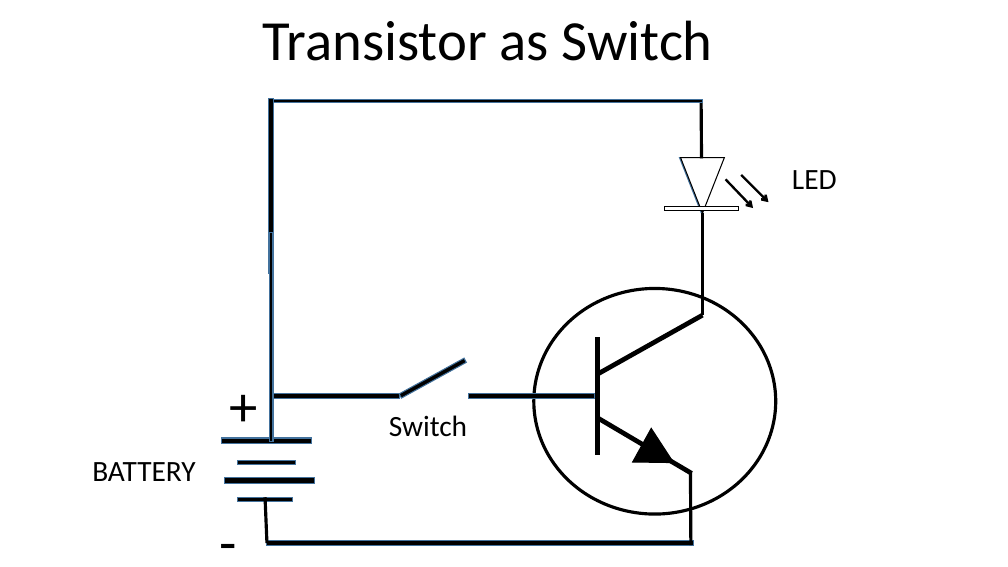
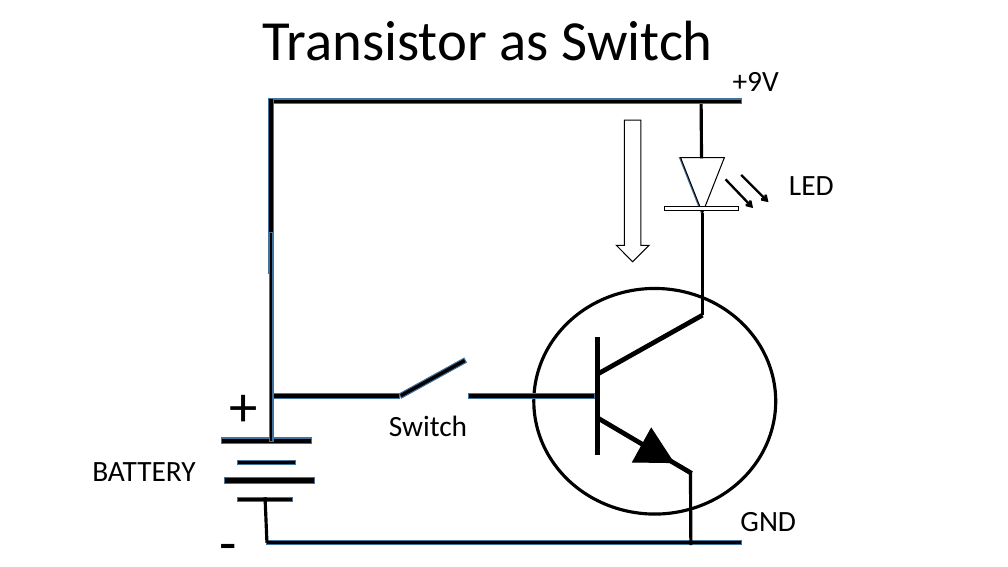
Before and after one commit to infocelab/embedded-projects, a slide deck: slide 21 of Documents/projects for schools.pptx. Drawn at 1008x567 pixels with LibreOffice and Linux fonts; fonts in the diff are those of the drawing. Boxes give left, top, right and bottom in pixels: in the first picture for what was removed or moved away, otherwise in the second. Text is boxed around its words. In the diff, an @@ line names an element or a change of style, - is before the commit and + after.

Commit message:
ok

```diff
--- a/Documents/projects for schools.pptx
+++ b/Documents/projects for schools.pptx
@@ text added at (733, 72, 779, 99), 28 pt, text #000000 @@
++9V
@@ rectangle: place and size @@
-rectangle at (271, 99, 702, 103)
+rectangle at (271, 99, 741, 104)
@@ down arrow added at (616, 120, 649, 262), fill #FFFFFF, outline #000000 1 pt @@
@@ text "LED": place and size @@
-text "LED" at (792, 170, 837, 189)
+text "LED" at (789, 176, 834, 195)
@@ text added at (740, 512, 796, 532), 28 pt, text #000000 @@
+GND
@@ rectangle: place and size @@
-rectangle at (267, 541, 693, 545)
+rectangle at (267, 541, 741, 544)
```
Also in this commit, not shown: 2 slides added.
